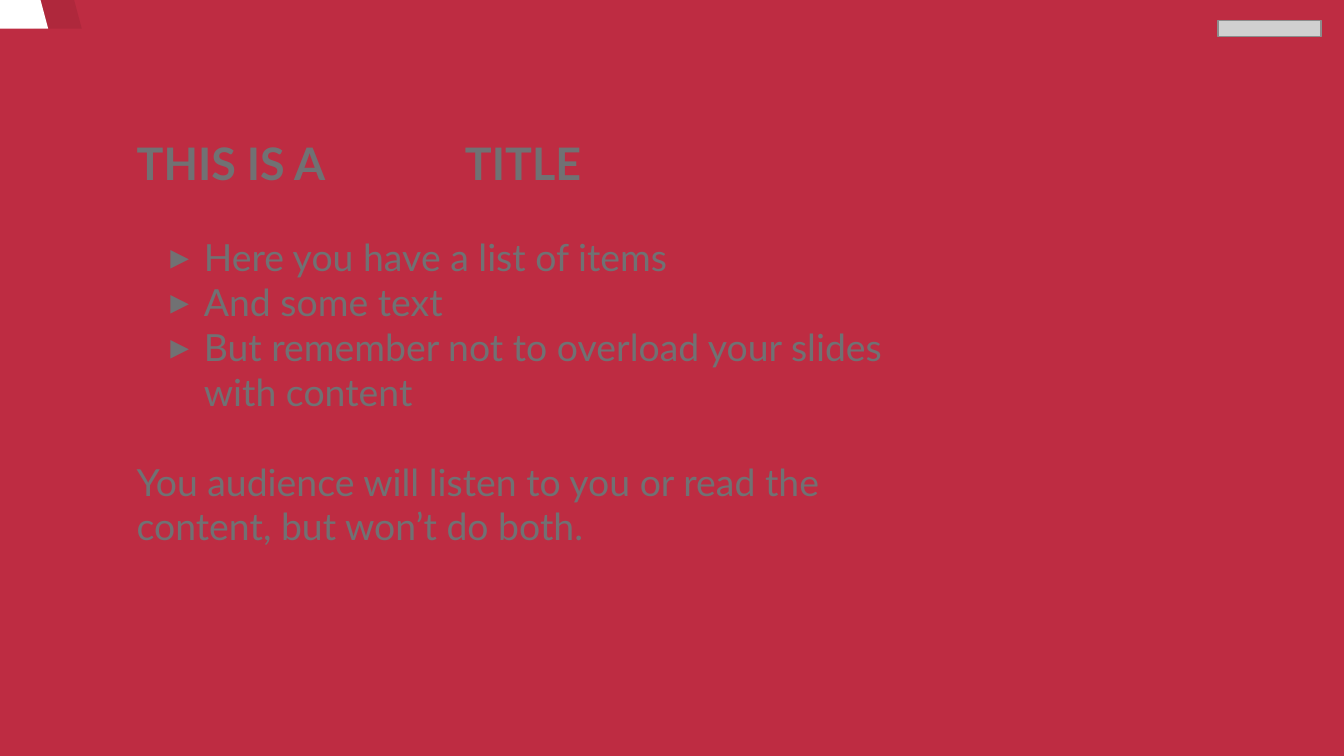
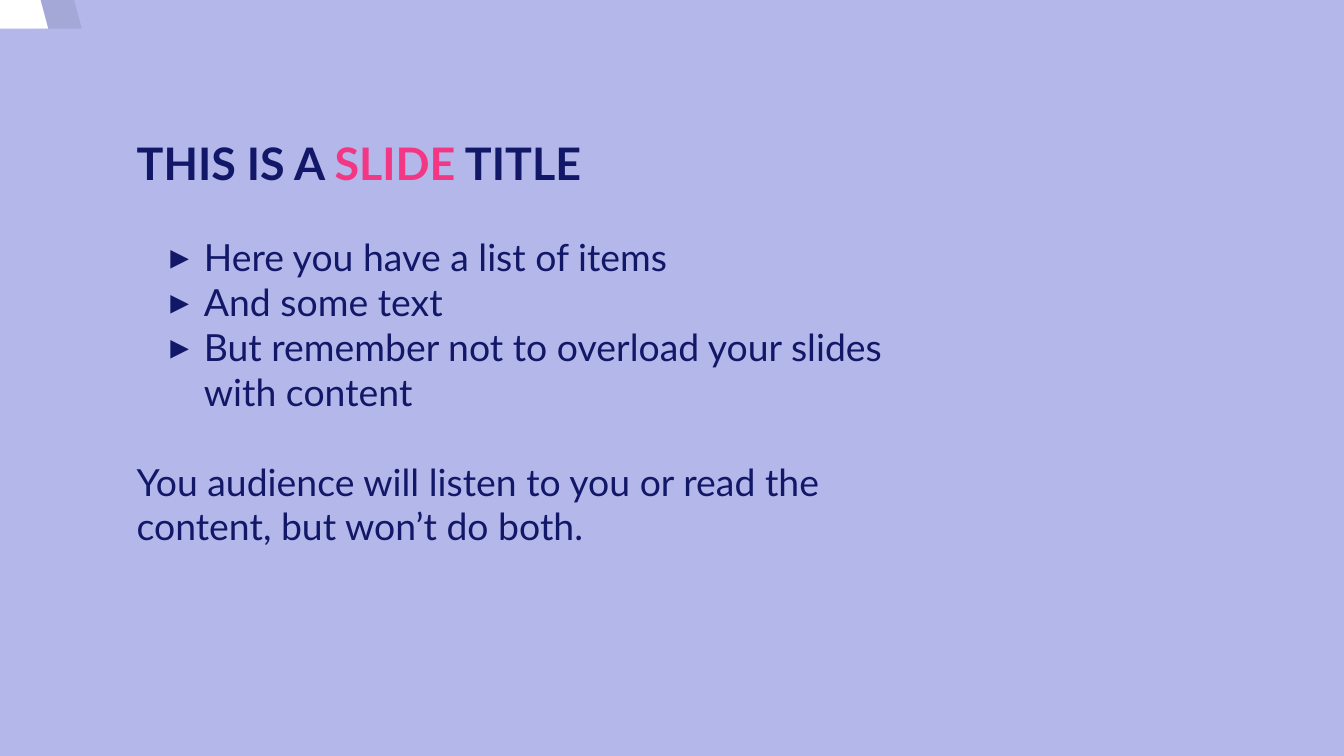
Before and after one commit to josedom24/curso_python3, a slide deck: slide 5 of modelo.odp. Drawn at 1344x756 pixels with LibreOffice and Linux fonts; fonts in the diff are those of the drawing; grey boxes stand for pictures. Boxes give left, top, right and bottom in pixels: in the first picture for what was removed or moved away, otherwise in the second. Text is boxed around its words. In the diff, an @@ line names an element or a change of style, - is before the commit and + after.

```diff
--- a/modelo.odp
+++ b/modelo.odp
@@ background #BE2C42 to #B3B7E9 @@
@@ picture removed at (1218, 20, 1321, 36) @@
@@ title added at (137, 147, 581, 181), 24 pt, text #121867, bold @@
+THIS IS A SLIDE TITLE
@@ text added at (137, 243, 882, 545), 20 pt, text #121867 @@
+▸ Here you have a list of items
+▸ And some text
+▸ But remember not to overload your slides with content
+You audience will listen to you or read the content, but won’t do both.
```
Also in this commit, not shown: 23 other slides changed, 1 slide added.
